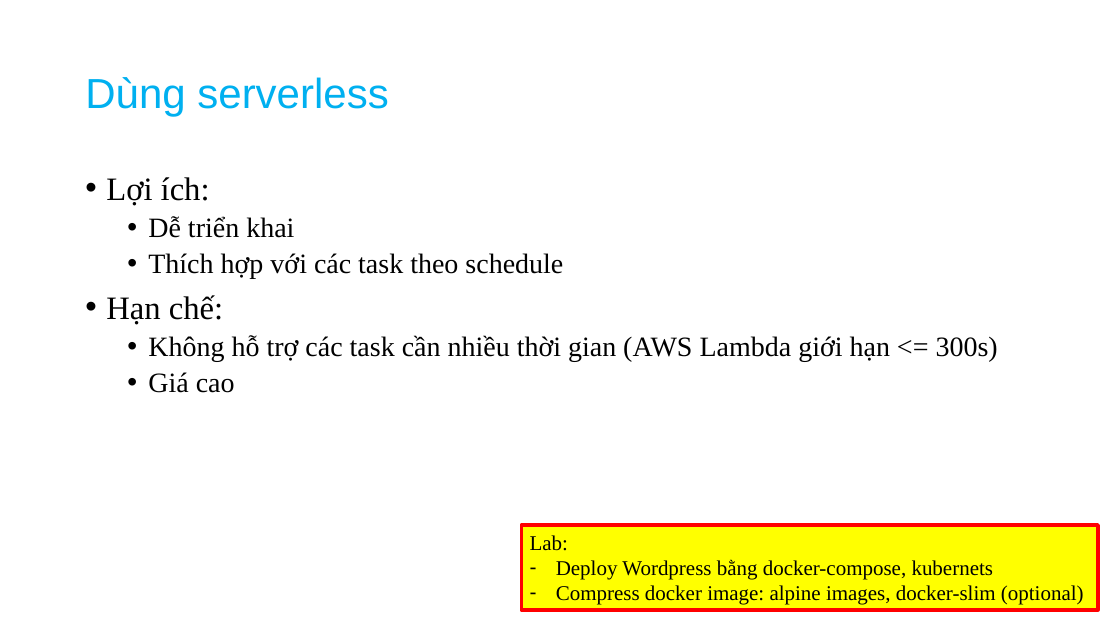
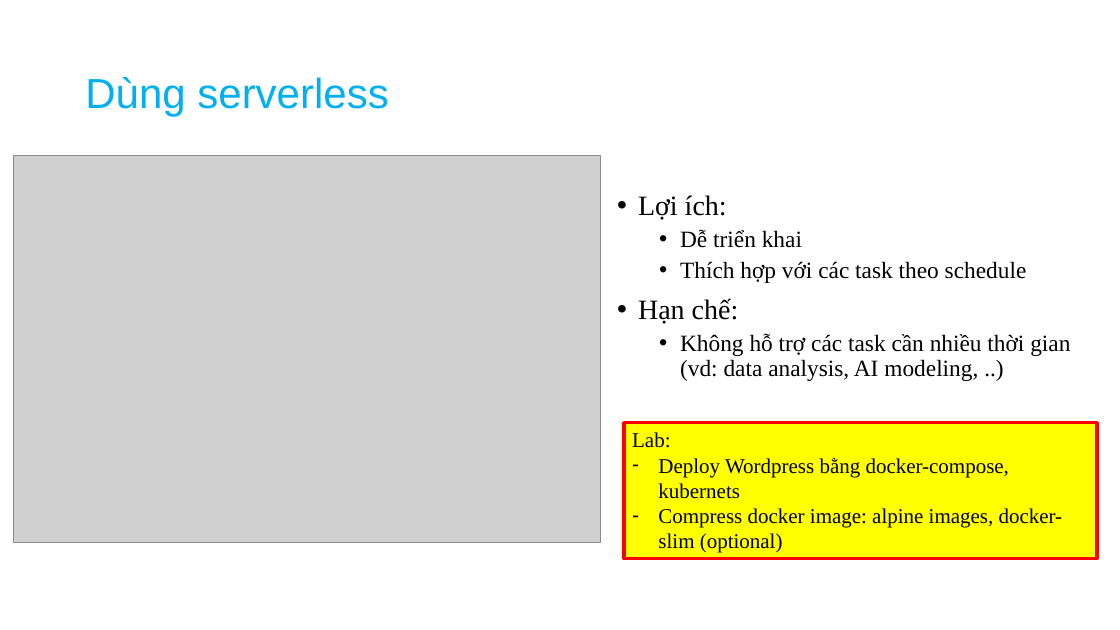
Before and after one commit to tuanndd/microservices-labs, a slide deck: slide 7 of module-6/Choosing-a-Microservices-Deployment-Strategy.pptx. Drawn at 1120x630 pixels with LibreOffice and Linux fonts; fonts in the diff are those of the drawing; grey boxes stand for pictures. Boxes give left, top, right and bottom in pixels: in the first picture for what was removed or moved away, otherwise in the second. Text is boxed around its words. In the diff, an @@ line names an element or a change of style, - is before the commit and + after.

```diff
--- a/module-6/Choosing-a-Microservices-Deployment-Strategy.pptx
+++ b/module-6/Choosing-a-Microservices-Deployment-Strategy.pptx
@@ picture added at [13, 155, 601, 543] @@
@@ text "Lợi ích:": place and size @@
-text "Lợi ích:" at [106, 177, 998, 393]
+text "Lợi ích:" at [638, 195, 1070, 381]
@@ text at [638, 195, 1027, 324]: size 28 to 24 pt in "Lợi ích:", "Hạn chế:"; size 24 to 20 pt in "Dễ triển khai", "Thích hợp với các task theo schedule" @@
@@ text at [680, 333, 1070, 381]: text changed; size 24 to 20 pt @@
-  • Không hỗ trợ các task cần nhiều thời gian (AWS Lambda giới hạn <= 300s)
-  • Giá cao
+  • Không hỗ trợ các task cần nhiều thời gian (vd: data analysis, AI modeling, ..)
@@ rectangle "Lab:": place and size @@
-rectangle "Lab:" at [522, 525, 1099, 610]
+rectangle "Lab:" at [624, 423, 1097, 559]
```
Also in this commit, not shown: 3 other slides changed, 7 other files.
